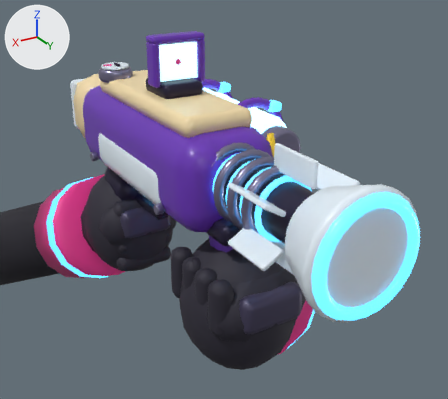
A saved change to the glTF model art/models/cryo_beam.glb.
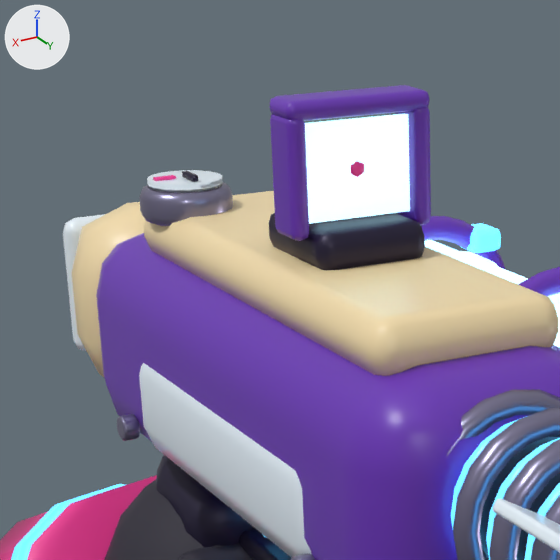
Old and new are each drawn from a 50 mm camera at (0.38, 0.938, 0.33) aimed at (-0.047, 0.226, -0.026) and again close up on the part from 11% to 56% of the width and 0% to 51% of the height. Lighting does not change. The marker at upper left points along +X, +Y and +Z. The first two pictures are the older version.

The scene before the commit, as lines of its bpy script (objects in view):
```python
me_cellholo = bpy.data.meshes.new('CellHolo')
me_cellholo.from_pydata(...)  # 368 vertices, 720 faces; spans x -0.043..0.042, y -0.115..0.115, z -0.042..0.042
me_cellholo.materials.append(mat_holo)  # cyan #bff3ff, glowing cyan #bff3ff
me_fins = bpy.data.meshes.new('Fins')
me_fins.from_pydata(...)  # 336 vertices, 648 faces; spans x -0.0623..0.0623, y -0.035..0.035, z -0.071..0.071
me_fins.materials.append(mat_frost)  # white #eaf6ff
me_shell = bpy.data.meshes.new('Shell')
me_shell.from_pydata(...)  # 3542 vertices, 6932 faces; spans x -0.128..0.077, y -0.157..0.573, z -0.238..0.207
# faces by material slot: [1348, 728, 1712, 600, 216, 2240, 76, 12]
me_shell.materials.append(mat_gundark)  # dark purple #241d3a
me_shell.materials.append(mat_trim)  # purple #6b35b8
me_shell.materials.append(mat_cell)  # blue #5cc8ff, glowing blue #5cc8ff
me_shell.materials.append(mat_frost)  # white #eaf6ff
me_shell.materials.append(mat_shell)  # beige #f6dfae
me_shell.materials.append(mat_gunsteel)  # greyish blue #8a86a3
me_shell.materials.append(mat_gunpink)  # pink #ff3f9f
me_shell.materials.append(mat_holo)  # cyan #bff3ff, glowing cyan #bff3ff
ob_cellholo = bpy.data.objects.new('CellHolo', me_cellholo)
ob_cellholo.location = (-0.098, 0.15, 0.06)
ob_fins = bpy.data.objects.new('Fins', me_fins)
ob_fins.location = (0.0, 0.45, 0.05)
ob_shell = bpy.data.objects.new('Shell', me_shell)
ob_shell.location = (0.0, 0.0, 0.0)
# also in view: 'ArmR' at (0.122, -0.401, -0.339); 'Panel' at (-0.098, 0.15, 0.072)
```
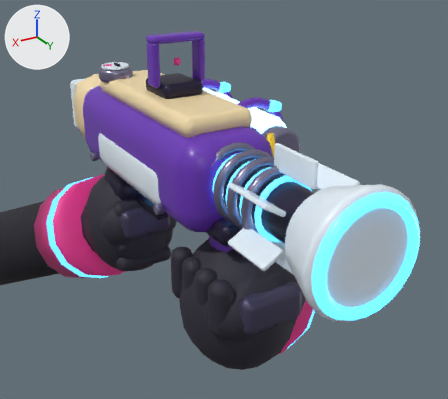
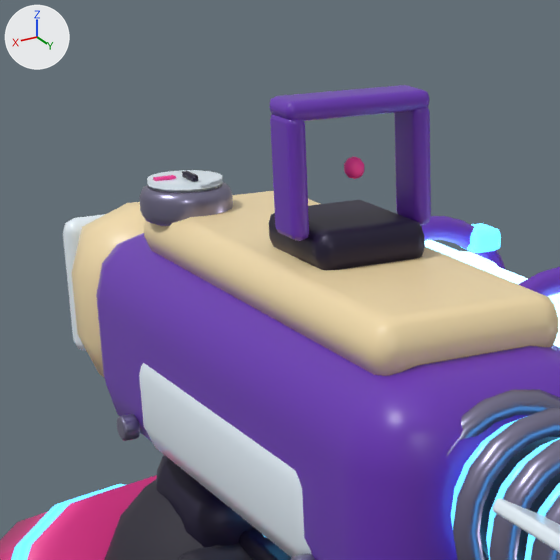
Where the change shows, as pixel boxes (x1, y1, x2, y2) in the close-ups (560 x 560 px):
part 1 of me_shell, deleted: before (305, 114, 410, 224)

The change, as a diff of the scene's bpy script:
```diff
--- a/art/models/cryo_beam.glb.py
+++ b/art/models/cryo_beam.glb.py
@@ me_shell @@
 # used by ob_shell; location = (0.0, 0.0, 0.0)
-me_shell.from_pydata(...)  # 3542 vertices, 6932 faces; spans x -0.128..0.077, y -0.157..0.573, z -0.238..0.207
+me_shell.from_pydata(...)  # 3534 vertices, 6920 faces; spans x -0.128..0.077, y -0.157..0.573, z -0.238..0.207
+# me_shell part 1: the loose piece of 8 vertices spanning x -0.029..0.029, y 0.183..0.185, z 0.147..0.195 is deleted
 me_shell.materials.append(mat_gundark)
@@ me_shell @@
 me_shell.materials.append(mat_gunpink)
-me_shell.materials.append(mat_holo)  # cyan #bff3ff, glowing cyan #bff3ff
```
